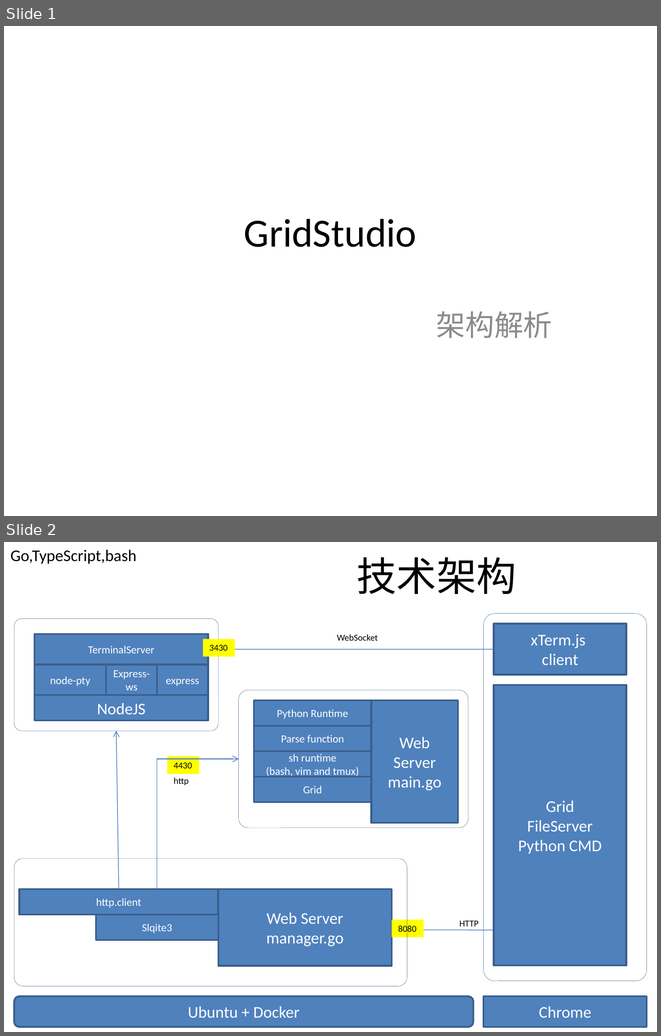
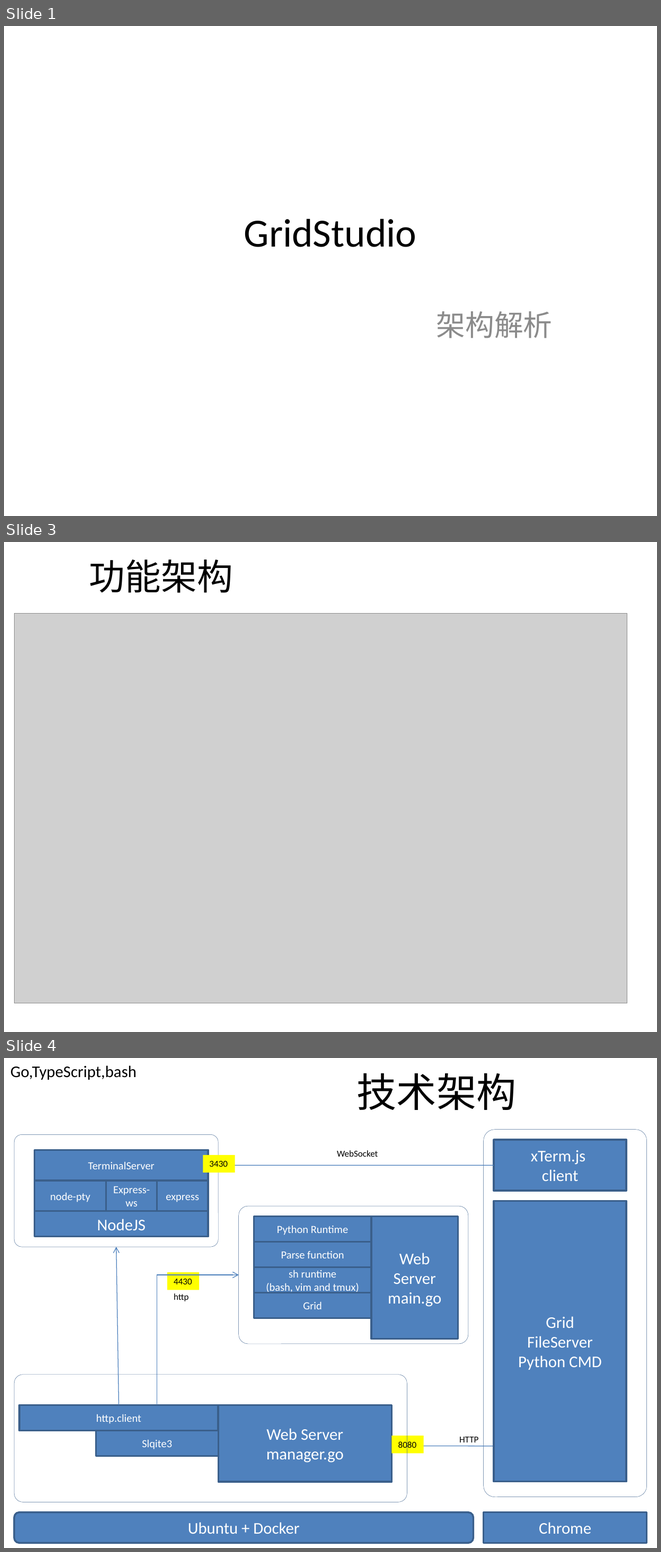
Before and after one commit to huhongjun/gridstudio, a slide deck: docu/GridStudio-Architecture.pptx. Shown one above the other, each under a label of ours: slides 1 and 2 before the commit, slides 1, 3 and 4 after it; the slides between them are not shown. The pictures are 661x1036 and 661x1552 pixels, drawn with LibreOffice and Linux fonts; fonts in the diff are those of the drawing; grey boxes stand for pictures. Boxes give left, top, right and bottom in pixels: in the first picture for what was removed or moved away, otherwise in the second. Text is boxed around its words. In the diff, an @@ line names an element or a change of style, - is before the commit and + after.

```diff
--- a/docu/GridStudio-Architecture.pptx
+++ b/docu/GridStudio-Architecture.pptx
@@ slide 3 added at [4,542,657,1032], background #FFFFFF @@
@@ title added at [89,559,233,593], 39.6 pt, text #000000 @@
+功能架构
@@ picture added at [15,613,627,1003] @@
@@ what was slide 2 is now slide 4 @@
```
Also in this commit, not shown: 3 slides changed, 2 other slides added, 13 other files.
